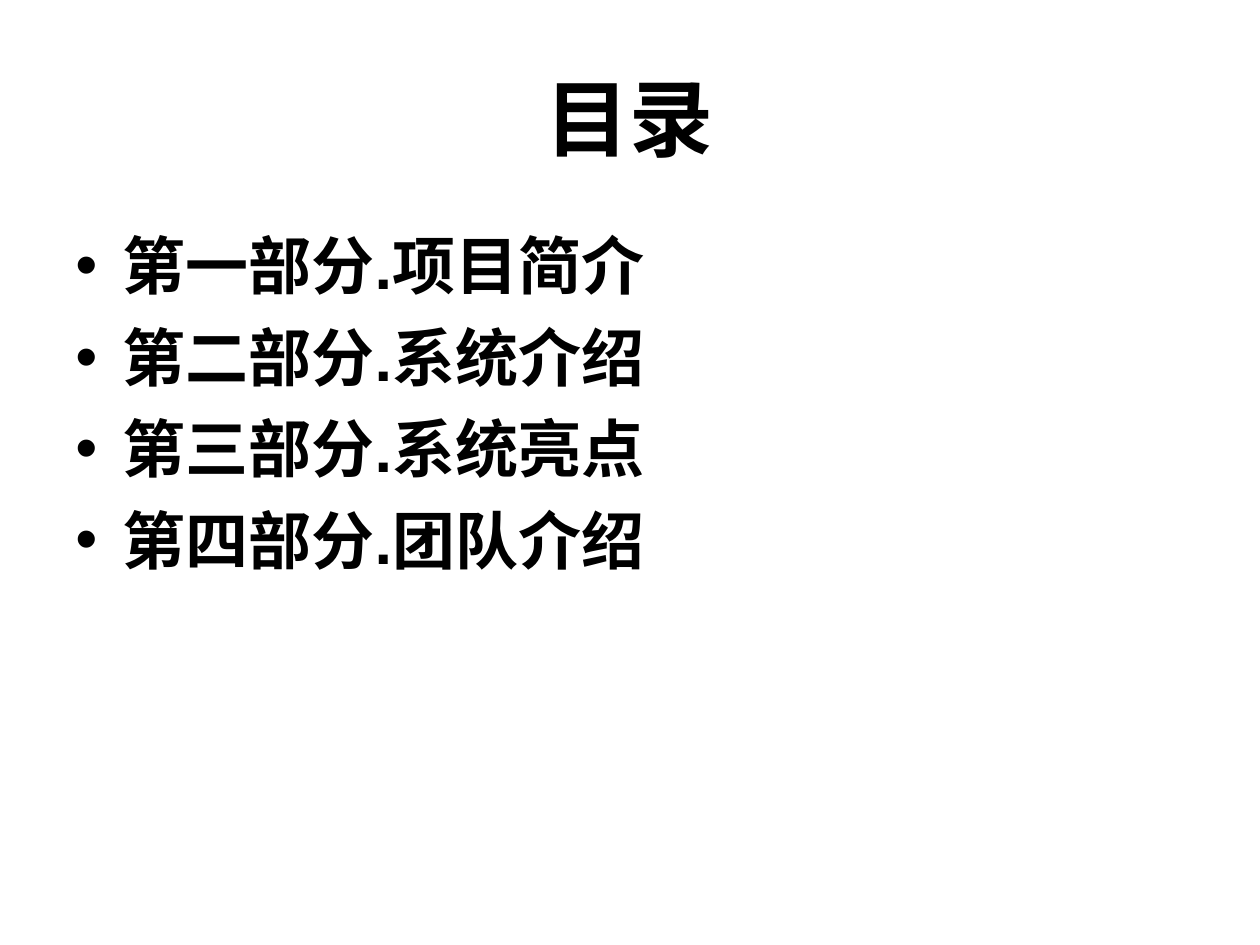
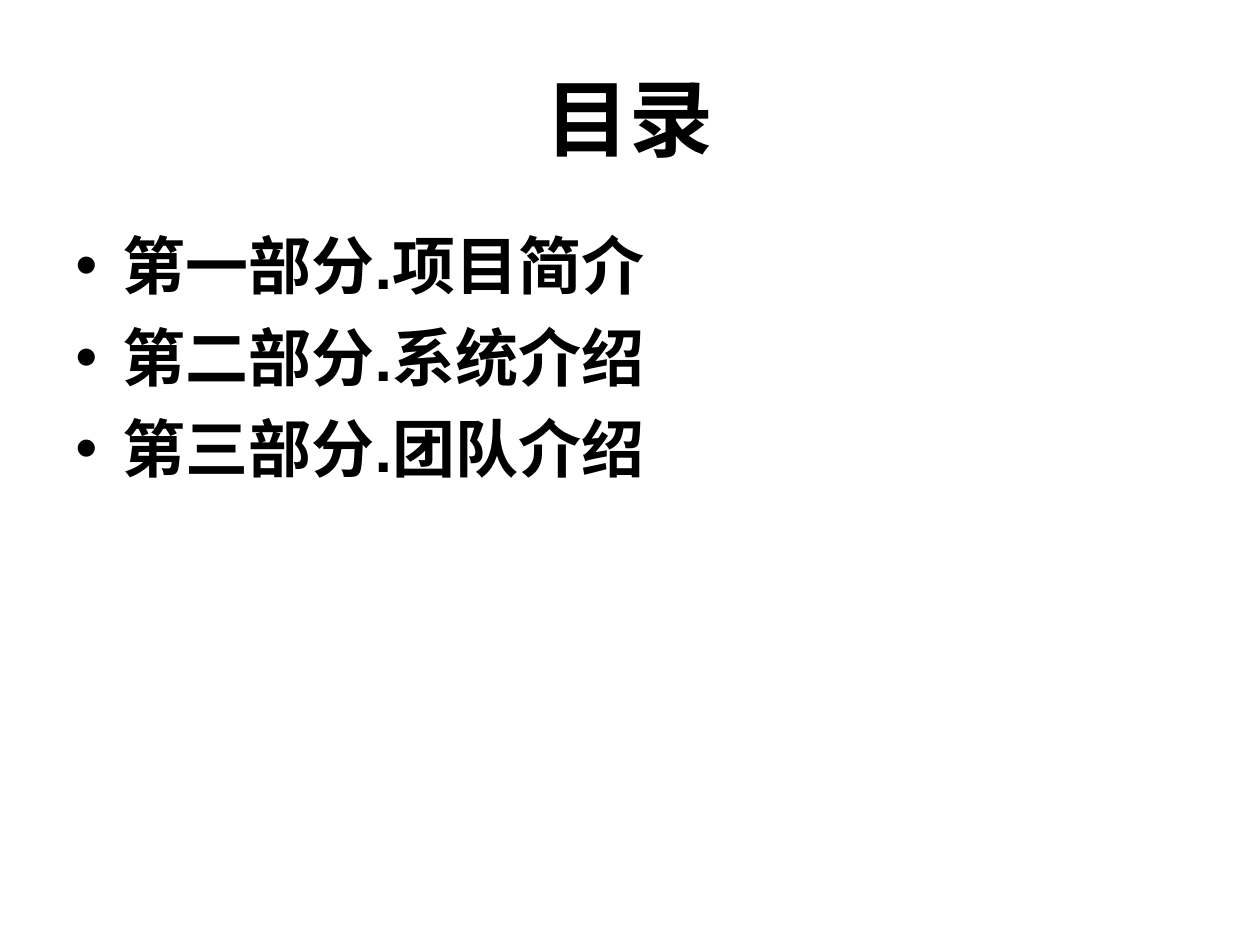
Before and after one commit to MengmengKang/ktv613, a slide deck: slide 2 of doc/KTV智能点播.ppt. Drawn at 1260x945 pixels with LibreOffice and Linux fonts; fonts in the diff are those of the drawing; background and template pictures are left out. Boxes give left, top, right and bottom in pixels: in the first picture for what was removed or moved away, otherwise in the second. Text is boxed around its words. In the diff, an @@ line names an element or a change of style, - is before the commit and + after.

```diff
--- a/doc/KTV智能点播.ppt
+++ b/doc/KTV智能点播.ppt
@@ text at (123, 418, 645, 478): text changed @@
-• 第三部分.系统亮点
-• 第四部分.团队介绍
+• 第三部分.团队介绍
```
